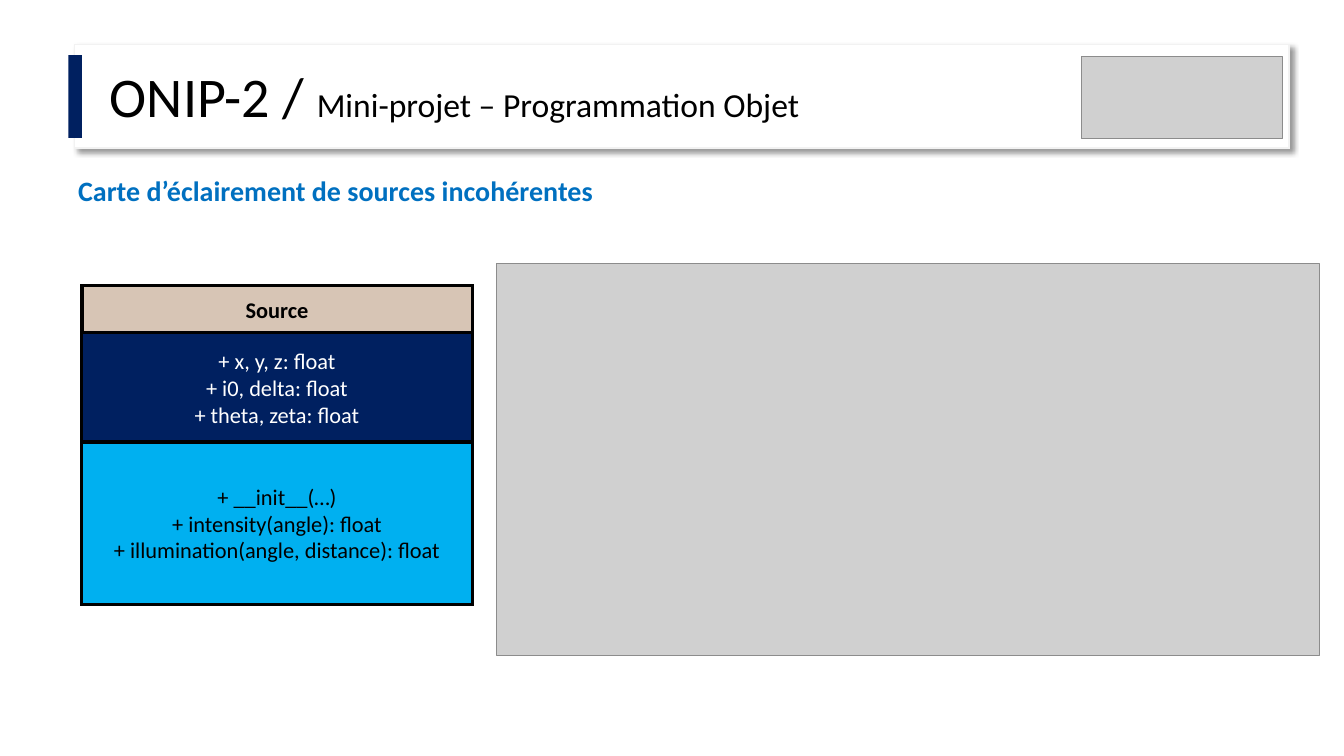
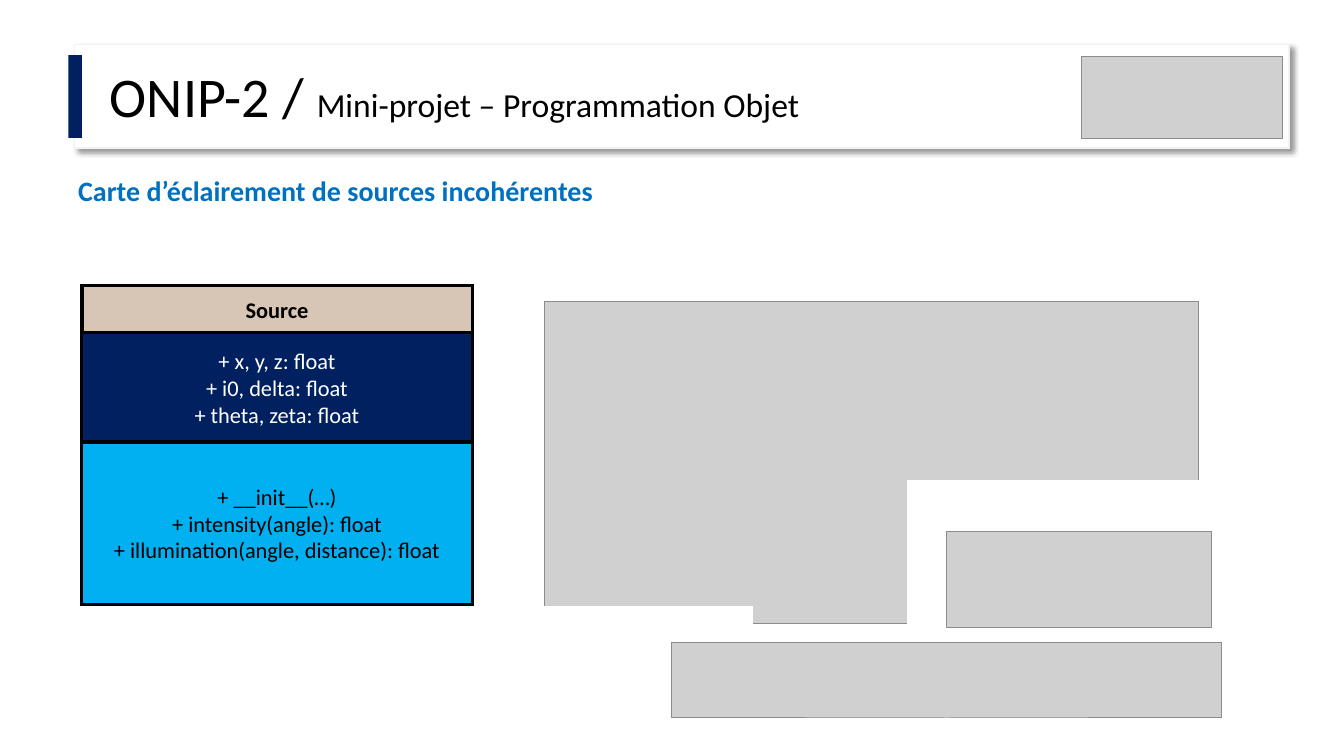
Before and after one commit to IOGS-Digital-Methods/semester-6, a slide deck: slide 10 of ONIP-FISA/POO_eclairement/ONIP2_Eclairement.pptx. Drawn at 1344x756 pixels with LibreOffice and Linux fonts; fonts in the diff are those of the drawing; grey boxes stand for pictures. Boxes give left, top, right and bottom in pixels: in the first picture for what was removed or moved away, otherwise in the second. Text is boxed around its words. In the diff, an @@ line names an element or a change of style, - is before the commit and + after.

```diff
--- a/ONIP-FISA/POO_eclairement/ONIP2_Eclairement.pptx
+++ b/ONIP-FISA/POO_eclairement/ONIP2_Eclairement.pptx
@@ picture: place and size @@
-picture at <box>497,264,1320,655</box>
+picture at <box>544,301,1199,623</box>
@@ rectangle added at <box>908,481,1235,651</box>, fill #FFFFFF, outline #FFFFFF 1 pt @@
@@ picture added at <box>947,532,1212,628</box> @@
@@ rectangle added at <box>509,607,752,638</box>, fill #FFFFFF, outline #FFFFFF 1 pt @@
@@ picture added at <box>673,642,1222,718</box> @@
```
Also in this commit, not shown: 2 other slides changed, 1 other file.
